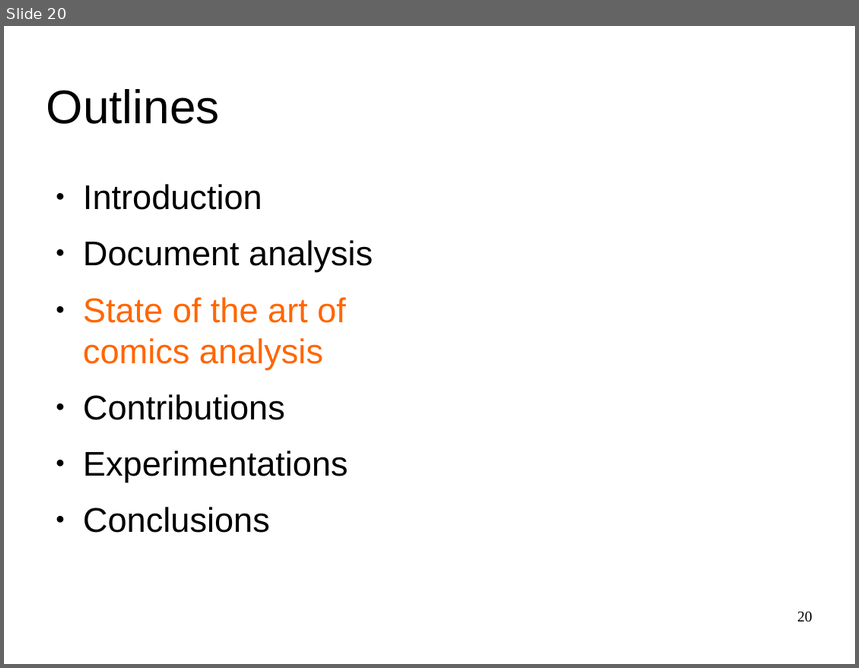
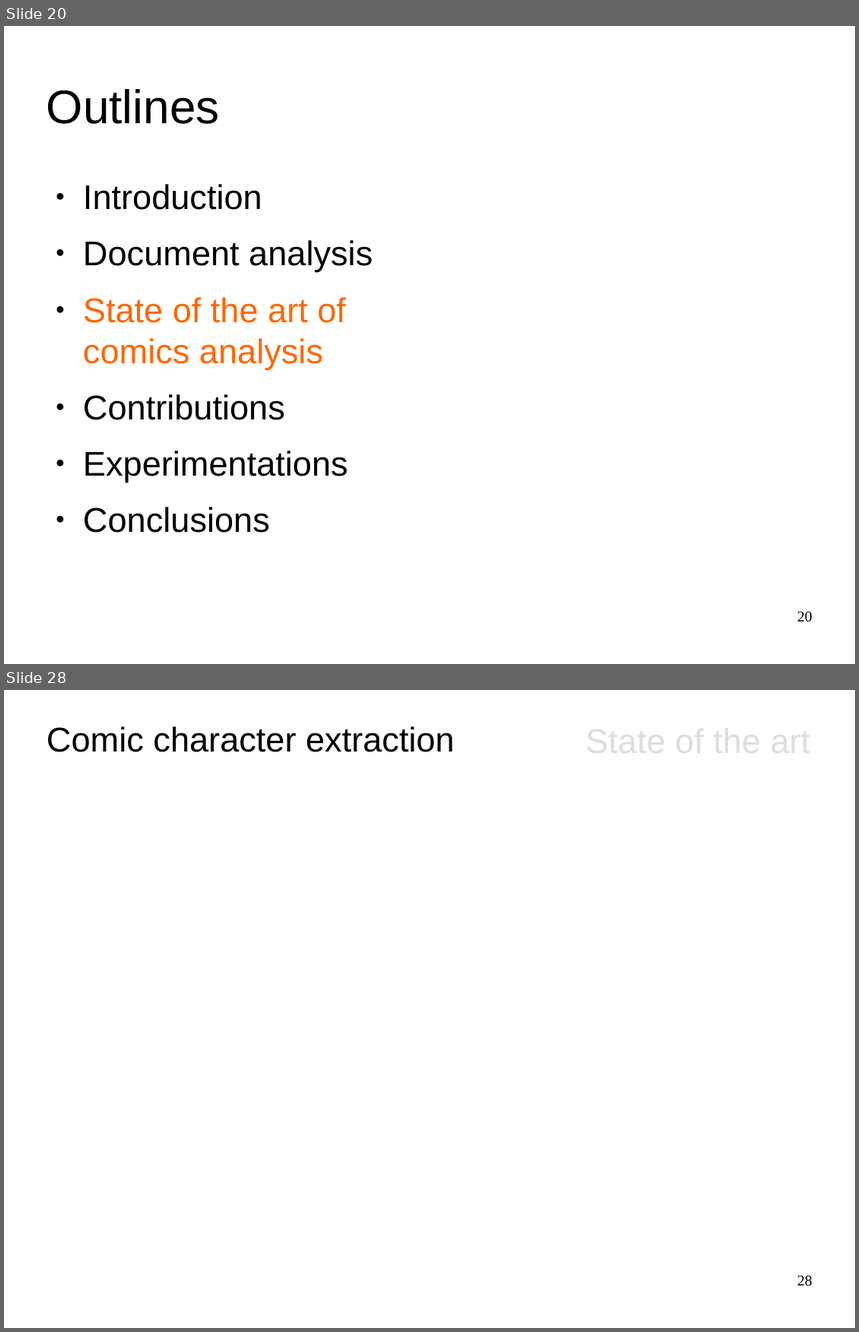
Before and after one commit to crigaud/thesis, a slide deck: presentation/1_context/main.odp. Shown one above the other, each under a label of ours: slide 20 before the commit, slides 20 and 28 after it; the slides between them are not shown. The pictures are 859x668 and 859x1332 pixels, drawn with LibreOffice and Linux fonts; fonts in the diff are those of the drawing. Boxes give left, top, right and bottom in pixels: in the first picture for what was removed or moved away, otherwise in the second. Text is boxed around its words. In the diff, an @@ line names an element or a change of style, - is before the commit and + after.

```diff
--- a/presentation/1_context/main.odp
+++ b/presentation/1_context/main.odp
@@ slide 28 added at [4, 690, 855, 1328], background #FFFFFF @@
@@ title added at [47, 726, 455, 752], 32 pt, text #000000 @@
+Comic character extraction
@@ page number added at [797, 1276, 813, 1287], 14 pt, text #000000 @@
+28
```
Also in this commit, not shown: 6 slides changed, 7 other slides added, 5 other files.
